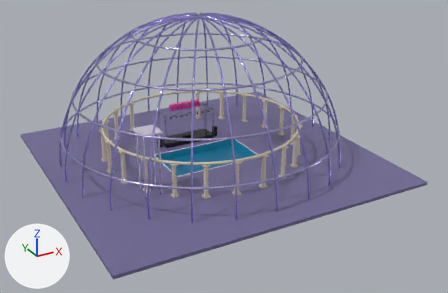
One commit to the glTF model world/aqua/aqua.glb: the scene before it, then after it.
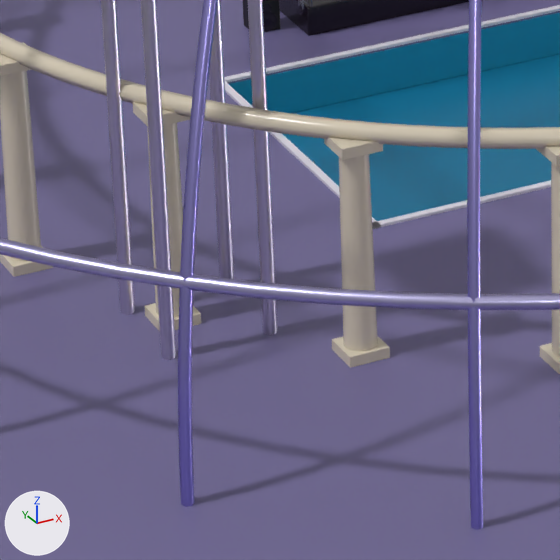
There are two pictures of each version: one whole from a 50 mm lens placed at (-85.4, -167.0, 86.0), pointed at (1.9, -8.1, 6.6), one close up on the part from 27% to 46% of the width and 49% to 77% of the height. The axes (+X, +Y, +Z) are drawn at lower left. The lights are the same throughout. The older version's two pictures come first. Where no turn or scale is listed for an object, it has been applied to the vertices. Vertices at exactly the same position are counted once.
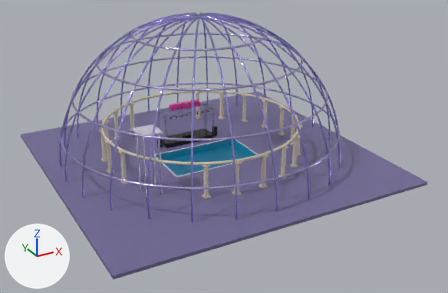
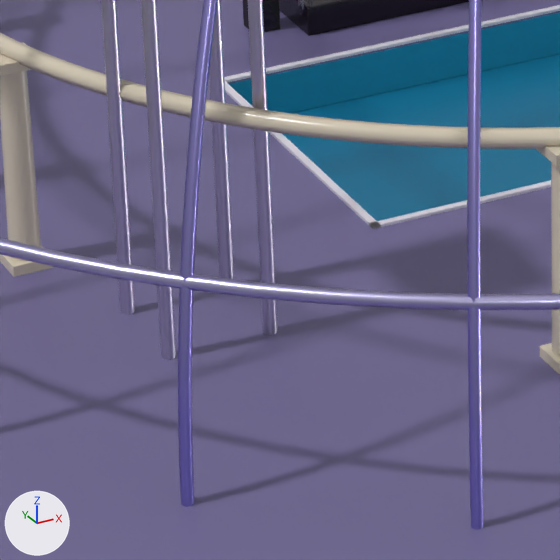
Location of each change, [x1, y1, x2, y2] in pixels of the close-ups (560 x 560 px):
part 1 of me_mesh_0, deleted
    before: [132, 102, 390, 368]

What the commit changed:
me_mesh_0 is used by ob_mesh_0; location (-50.0, 50.28, -2.2).
me_mesh_0 had 19808 vertices, 37725 faces and spanned x 0.0..100.0, y -99.3..0.0, z 0.0..48.5.
me_mesh_0 now has 19700 vertices, 37533 faces and spans x 0.0..100.0, y -99.3..0.0, z 0.0..48.5.
me_mesh_0 part 1: 6 loose pieces with 108 vertices, spanning x 22.1..30.0, y -71.4..-62.6, z 2.6..13.1, are deleted.
